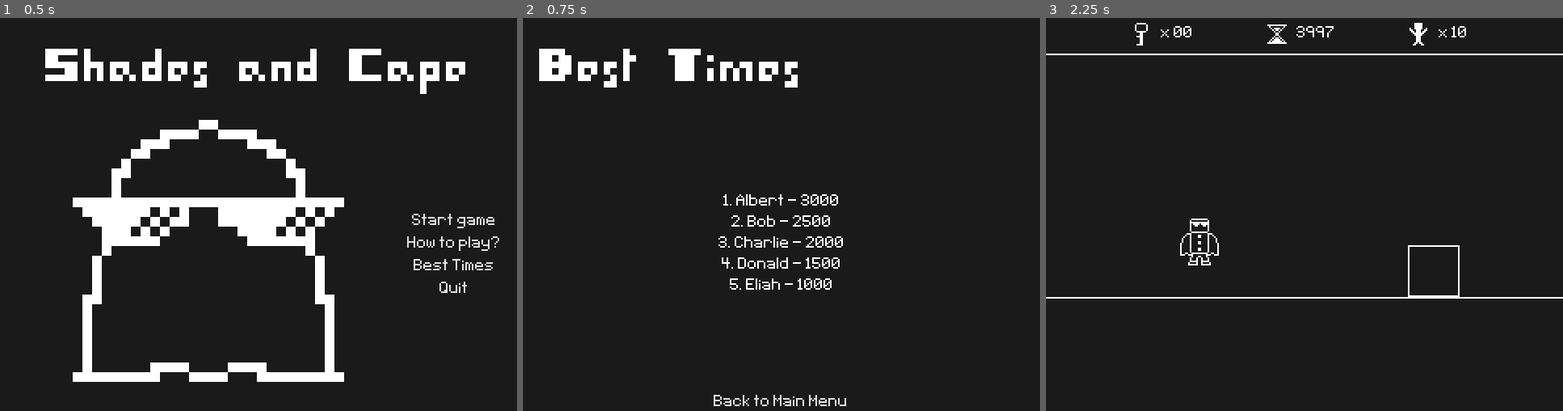
Above: before the commit, frames 1-3 (left to right).
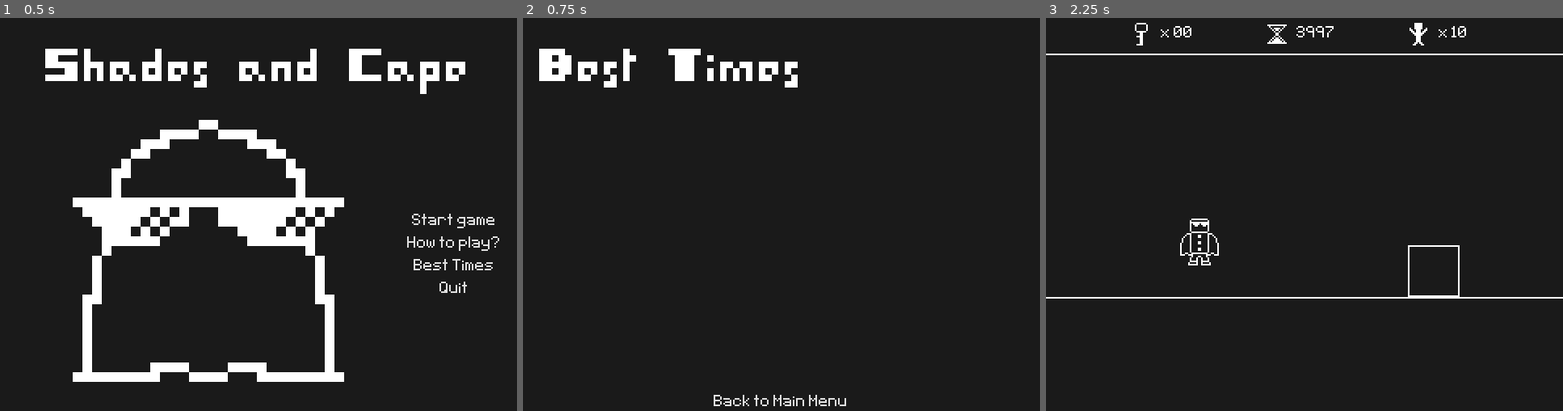
Above: after the commit, the same moments.

Repository: Kiel97/bialjam2019
Game: Godot game, scene res://Menu/MainMenu.tscn
The game is run twice, just before and just after one commit, with the same random seed, the same clock (stepped at 60 frames per second) and the same inputs.
Inputs:
- Up to frame 1 (0.5 s): no input
- Up to frame 2 (0.75 s): click "Best Times" at 0.5 s
- Up to frame 3 (2.25 s): click "Back to Main Menu" at 1.25 s; click "Start game" at 2 s

Frame 1 is identical in both runs. In frame 2, 1.0% of the frame differs, in the area x 37-62%, y 44-70%; in frame 3, nothing differs.

Commit message:
Added reading ranking from file

Diff:
--- a/Bialjam2019/Menu/BestTimesScreen.gd
+++ b/Bialjam2019/Menu/BestTimesScreen.gd
@@ -1,4 +1,19 @@
 extends CanvasLayer
+
+var best_times_file = "user://besttimes.txt"
+
+onready var scoreboard_label = $PanelContainer/MarginContainer/VBoxContainer/Scoreboard
+
+func _ready() -> void:
+	#print(OS.get_user_data_dir())
+	open_besttimes_file()
 
 func _on_Button_pressed() -> void:
 	get_tree().change_scene("res://Menu/MainMenu.tscn")
+
+func open_besttimes_file() -> void:
+	var f : File = File.new()
+	if f.file_exists(best_times_file):
+		f.open(best_times_file, File.READ)
+		var content : String = f.get_as_text()
+		scoreboard_label.text = content
--- a/Bialjam2019/Menu/BestTimesScreen.tscn
+++ b/Bialjam2019/Menu/BestTimesScreen.tscn
@@ -36,24 +36,19 @@
 [node name="Control2" type="Control" parent="PanelContainer/MarginContainer/VBoxContainer"]
 margin_top = 44.0
 margin_right = 300.0
-margin_bottom = 98.0
+margin_bottom = 124.0
 size_flags_horizontal = 3
 size_flags_vertical = 3
 
 [node name="Scoreboard" type="Label" parent="PanelContainer/MarginContainer/VBoxContainer"]
-margin_top = 102.0
+margin_top = 128.0
 margin_right = 300.0
-margin_bottom = 164.0
+margin_bottom = 138.0
 custom_fonts/font = ExtResource( 4 )
-text = "1. Albert - 3000
-2. Bob - 2500
-3. Charlie - 2000
-4. Donald - 1500
-5. Eliah - 1000"
 align = 1
 
 [node name="Control" type="Control" parent="PanelContainer/MarginContainer/VBoxContainer"]
-margin_top = 168.0
+margin_top = 142.0
 margin_right = 300.0
 margin_bottom = 222.0
 size_flags_horizontal = 3
